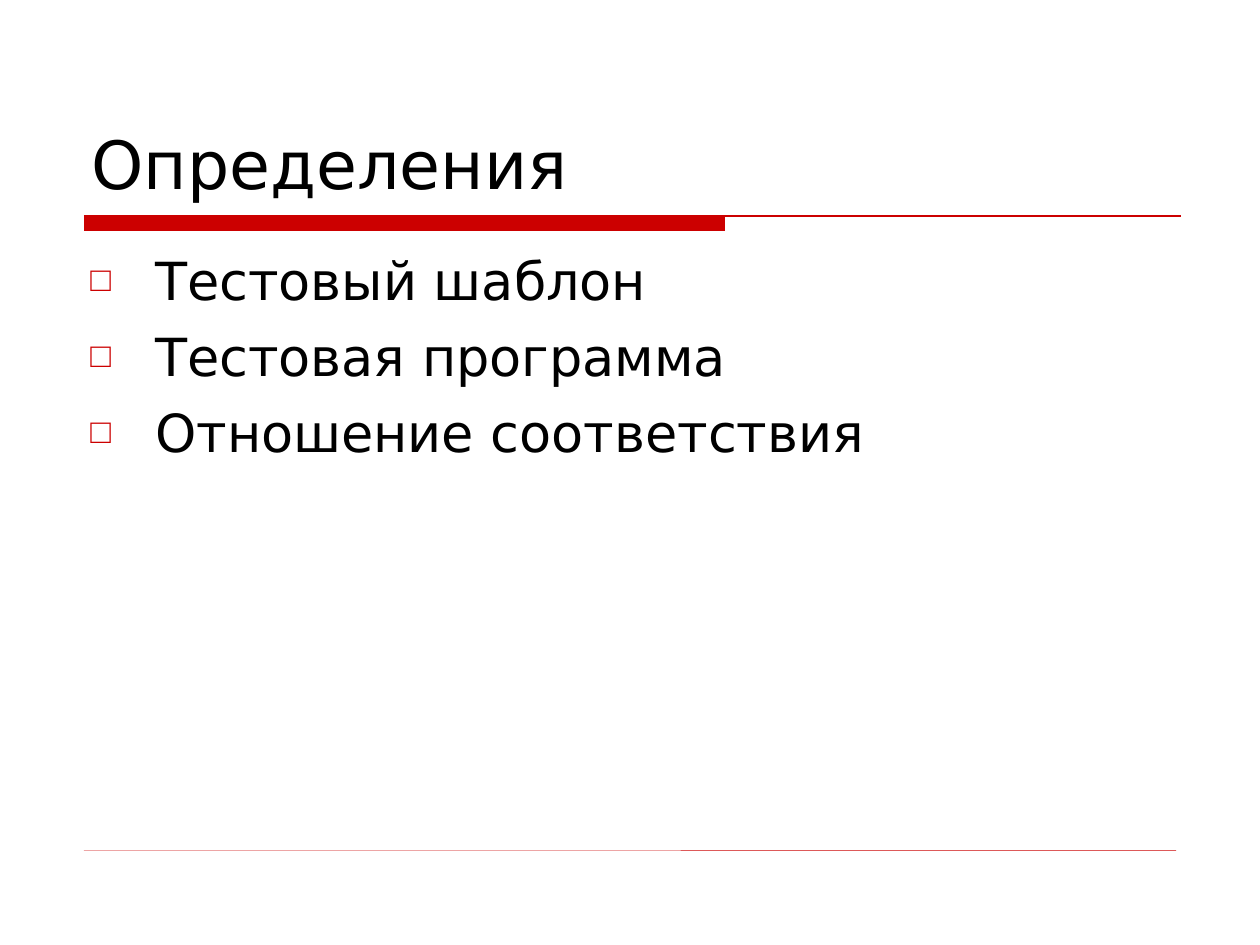
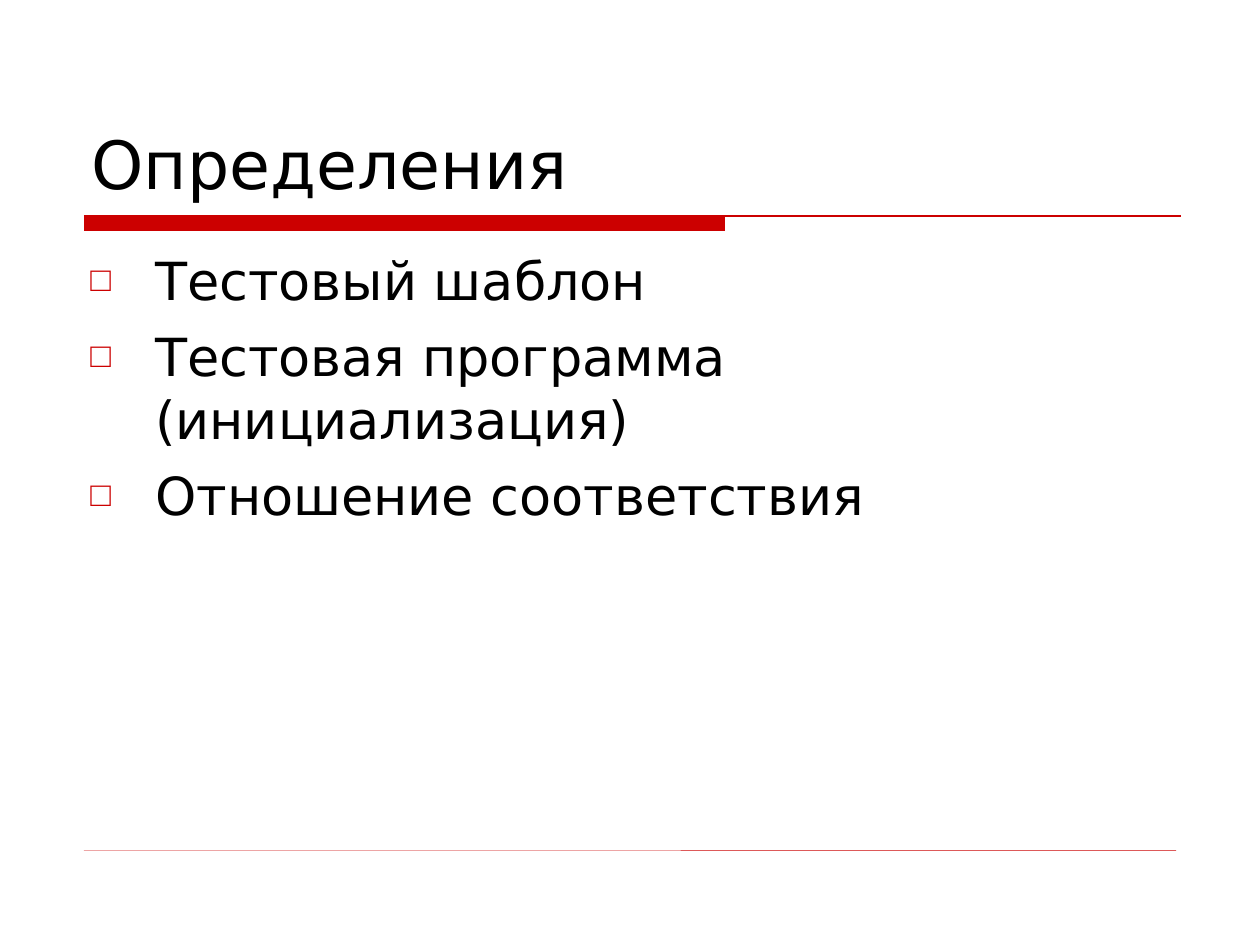
Before and after one commit to kornevgen/tesla-project, a slide deck: slide 5 of papers/THESIS/talks/Oct13 - ISP/isp-slides.ppt (slide 6 before the commit). Drawn at 1260x945 pixels with LibreOffice and Linux fonts; fonts in the diff are those of the drawing; background and template pictures are left out. Boxes give left, top, right and bottom in pixels: in the first picture for what was removed or moved away, otherwise in the second. Text is boxed around its words. In the diff, an @@ line names an element or a change of style, - is before the commit and + after.

```diff
--- a/papers/THESIS/talks/Oct13 - ISP/isp-slides.ppt
+++ b/papers/THESIS/talks/Oct13 - ISP/isp-slides.ppt
@@ text at box(155, 337, 726, 447): text changed @@
-□ Тестовая программа
+□ Тестовая программа (инициализация)
```
Also in this commit, not shown: 26 slides added, 3 slides removed.
